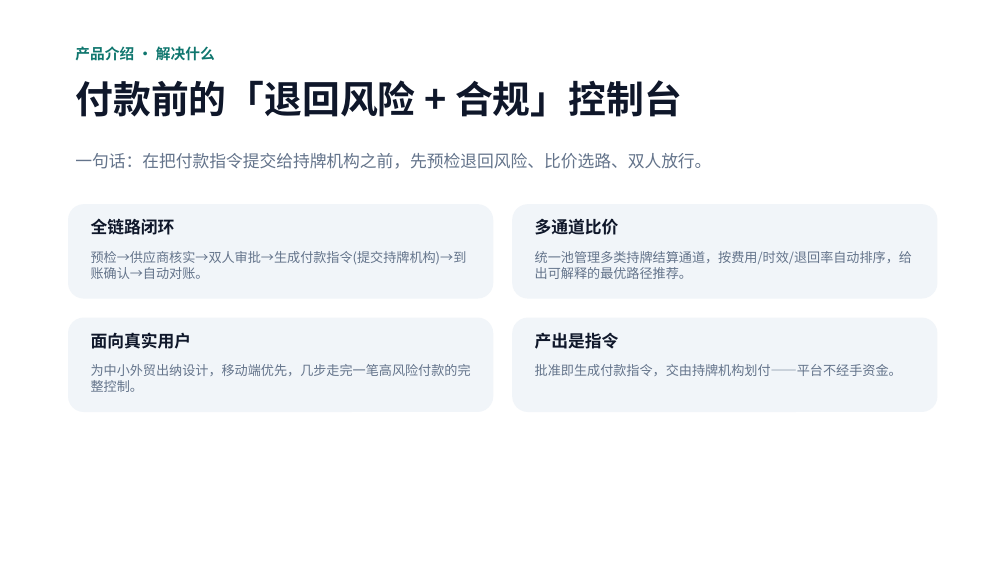
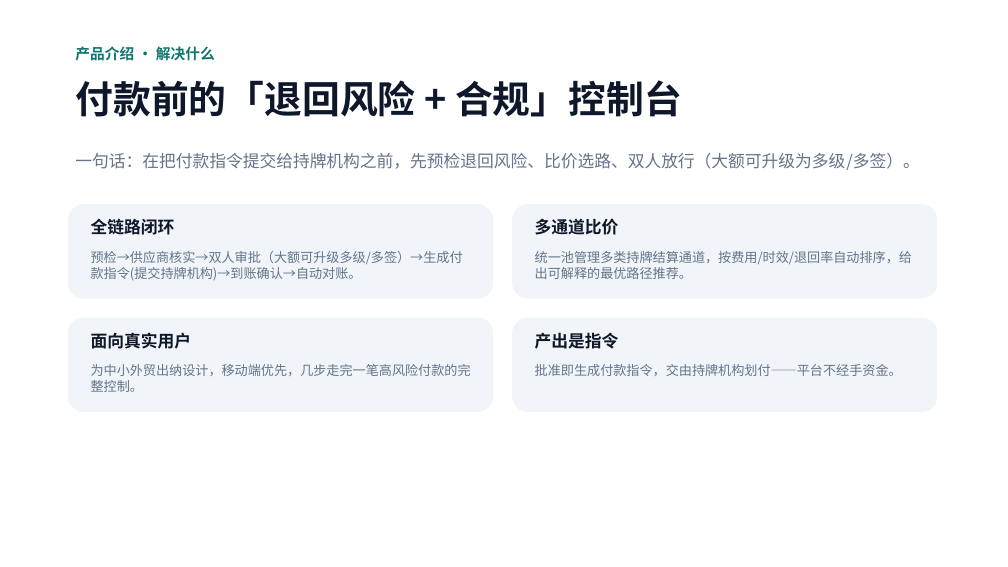
Before and after one commit to Michael-4753/flowguard-payout, a slide deck: slide 4 of public/FlowGuard-Hackathon-Pitch.pptx. Drawn at 1008x567 pixels with LibreOffice and Linux fonts; fonts in the diff are those of the drawing. Boxes give left, top, right and bottom in pixels: in the first picture for what was removed or moved away, otherwise in the second. Text is boxed around its words. In the diff, an @@ line names an element or a change of style, - is before the commit and + after.

```diff
--- a/public/FlowGuard-Hackathon-Pitch.pptx
+++ b/public/FlowGuard-Hackathon-Pitch.pptx
@@ text at bbox=[75, 153, 919, 170]: text changed @@
-一句话：在把付款指令提交给持牌机构之前，先预检退回风险、比价选路、双人放行。
+一句话：在把付款指令提交给持牌机构之前，先预检退回风险、比价选路、双人放行（大额可升级为多级/多签）。
@@ text at bbox=[91, 251, 463, 280]: text changed @@
-预检→供应商核实→双人审批→生成付款指令(提交持牌机构)→到账确认→自动对账。
+预检→供应商核实→双人审批（大额可升级多级/多签）→生成付款指令(提交持牌机构)→到账确认→自动对账。
```
Also in this commit, not shown: 2 other files.
